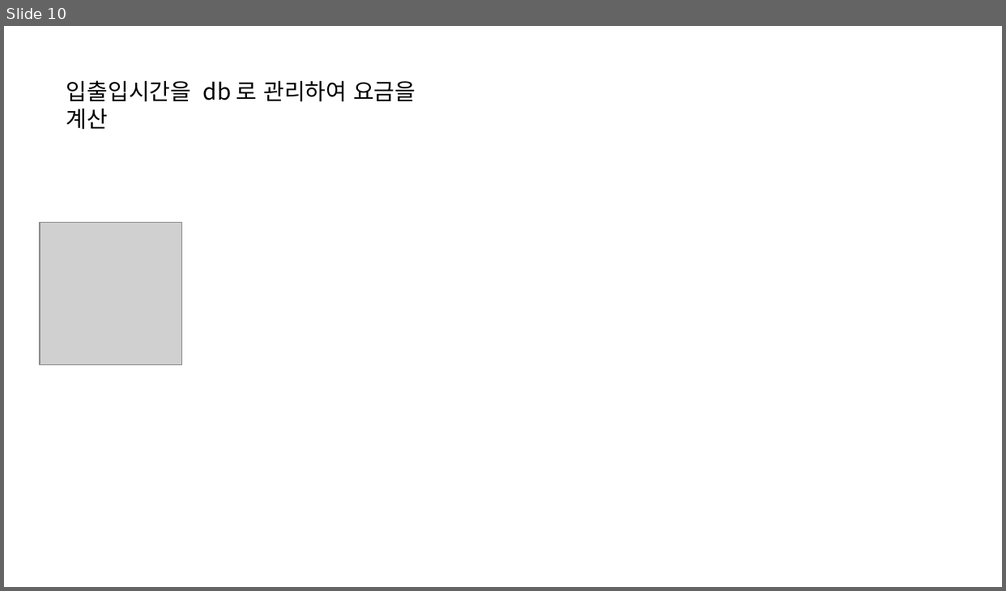
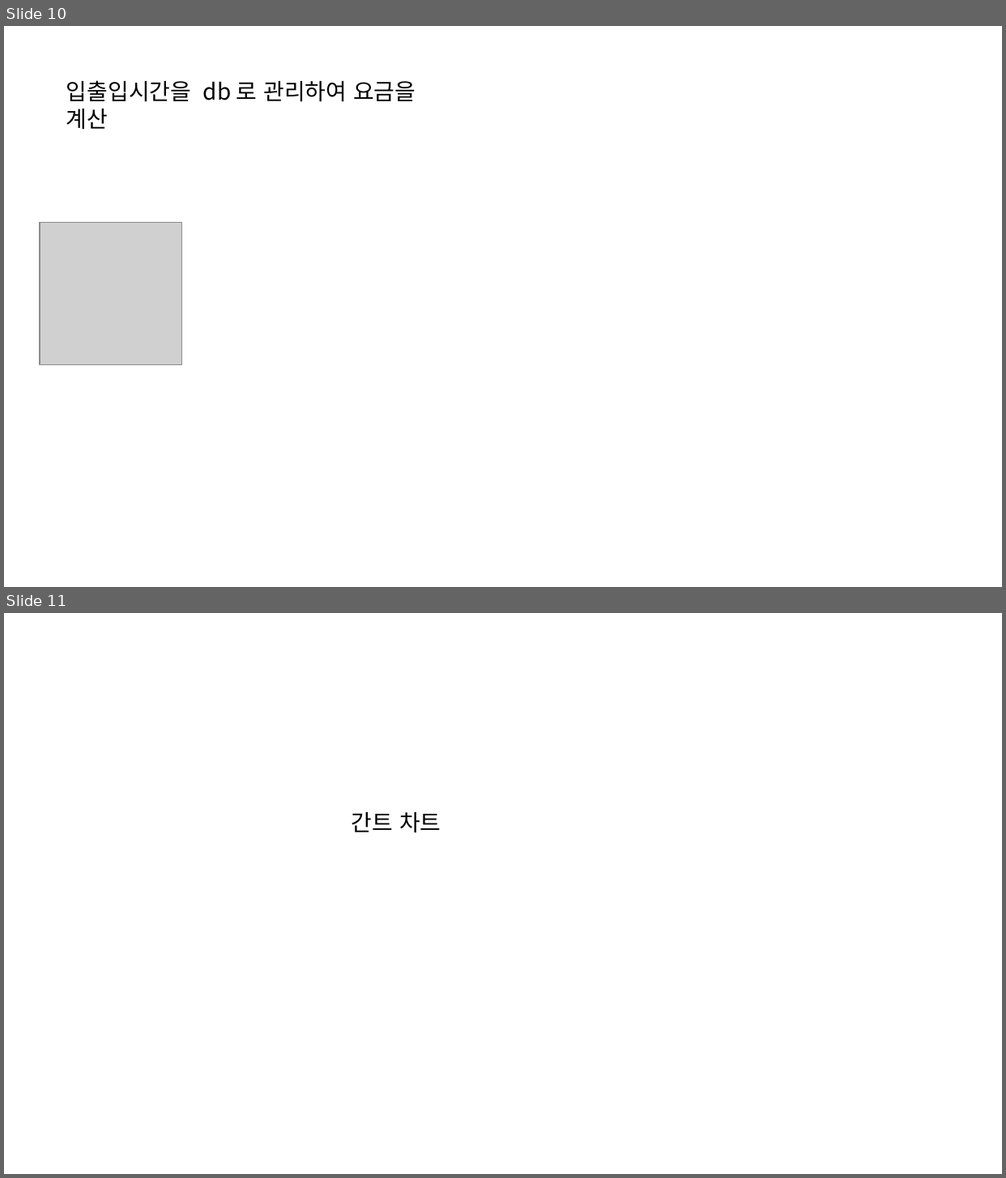
Before and after one commit to HardCoding0417/Parking-lot-project, a slide deck: doc/presentation.odp. Shown one above the other, each under a label of ours: slide 10 before the commit, slides 10 and 11 after it. The pictures are 1006x591 and 1006x1178 pixels, drawn with LibreOffice and Linux fonts; fonts in the diff are those of the drawing; grey boxes stand for pictures. Boxes give left, top, right and bottom in pixels: in the first picture for what was removed or moved away, otherwise in the second. Text is boxed around its words. In the diff, an @@ line names an element or a change of style, - is before the commit and + after.

```diff
--- a/doc/presentation.odp
+++ b/doc/presentation.odp
@@ slide 11 added at <box>4,613,1002,1174</box>, background #FFFFFF @@
@@ text added at <box>351,812,441,833</box>, 18 pt, text #000000 @@
+간트 차트
```
Also in this commit, not shown: 5 other slides added, 2 slides removed, 2 other files.
